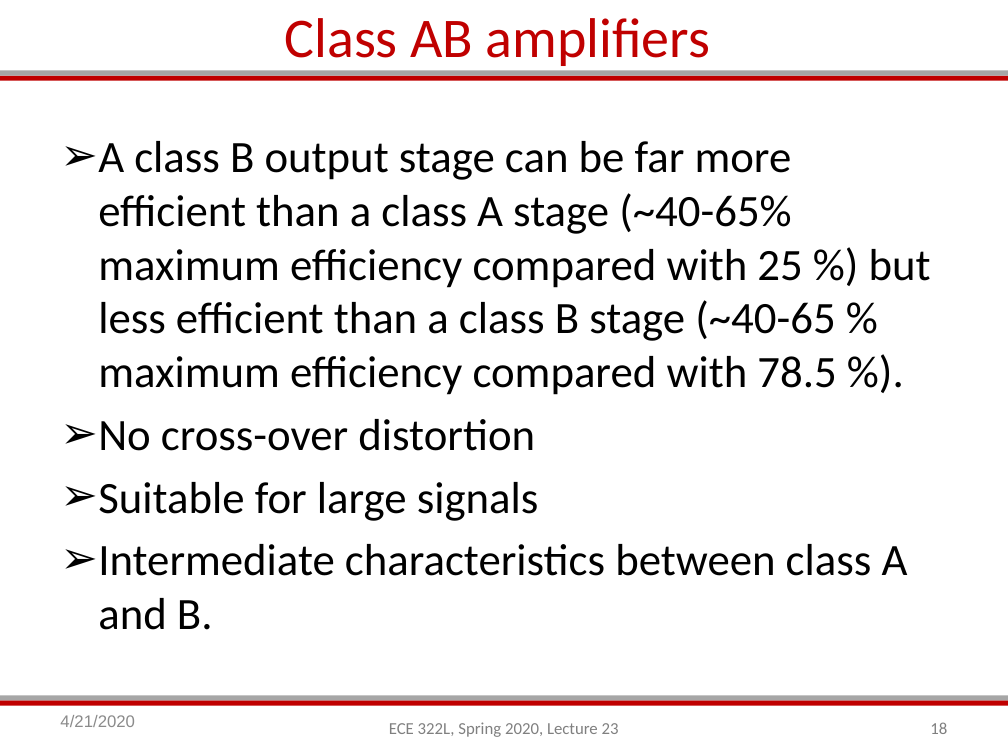
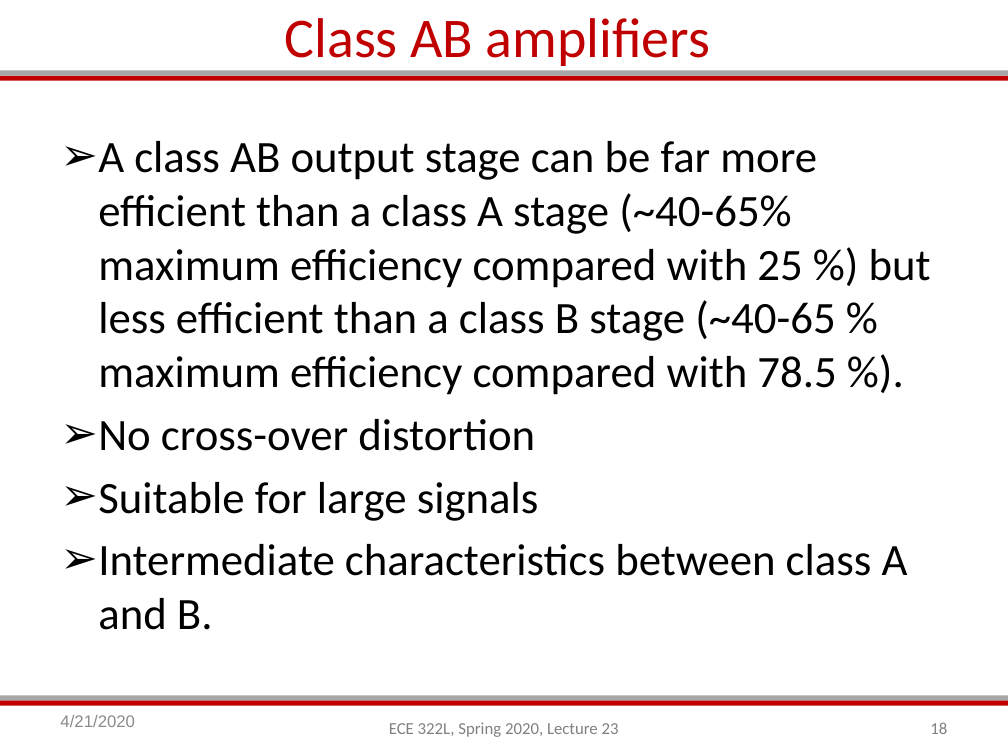
Before and after one commit to davidmkirby/Coursework, a slide deck: slide 18 of ECE322L - Electronics II/Lectures/L23/ECE322L_Lec23_ClassAB_ampl.pptx. Drawn at 1008x756 pixels with LibreOffice and Linux fonts; fonts in the diff are those of the drawing. Boxes give left, top, right and bottom in pixels: in the first picture for what was removed or moved away, otherwise in the second. Text is boxed around its words. In the diff, an @@ line names an element or a change of style, - is before the commit and + after.

```diff
--- a/ECE322L - Electronics II/Lectures/L23/ECE322L_Lec23_ClassAB_ampl.pptx
+++ b/ECE322L - Electronics II/Lectures/L23/ECE322L_Lec23_ClassAB_ampl.pptx
@@ text at box(98, 141, 931, 395): text changed @@
-➢ A class B output stage can be far more efficient than a class A stage (~40-65% maximum efficiency compared with 25 %) but less efficient than a class B stage (~40-65 % maximum efficiency compared with 78.5 %).
+➢ A class AB output stage can be far more efficient than a class A stage (~40-65% maximum efficiency compared with 25 %) but less efficient than a class B stage (~40-65 % maximum efficiency compared with 78.5 %).
```
Also in this commit, not shown: 1 other slide changed, 3 other files.
